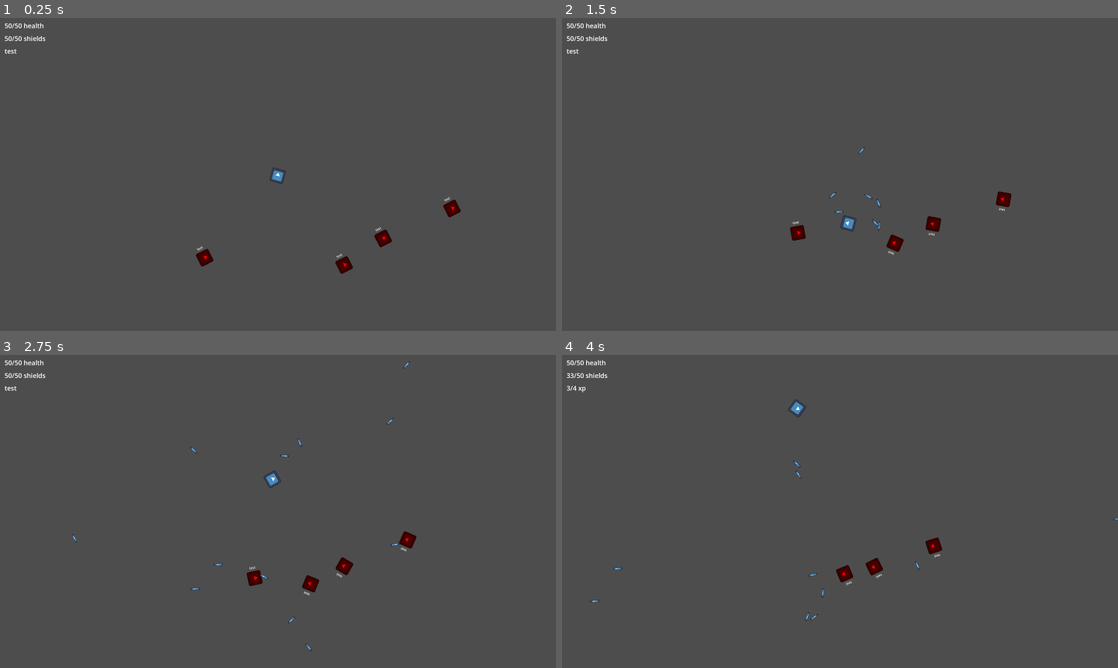
Above: before the commit, frames 1-4 (two rows, left to right).
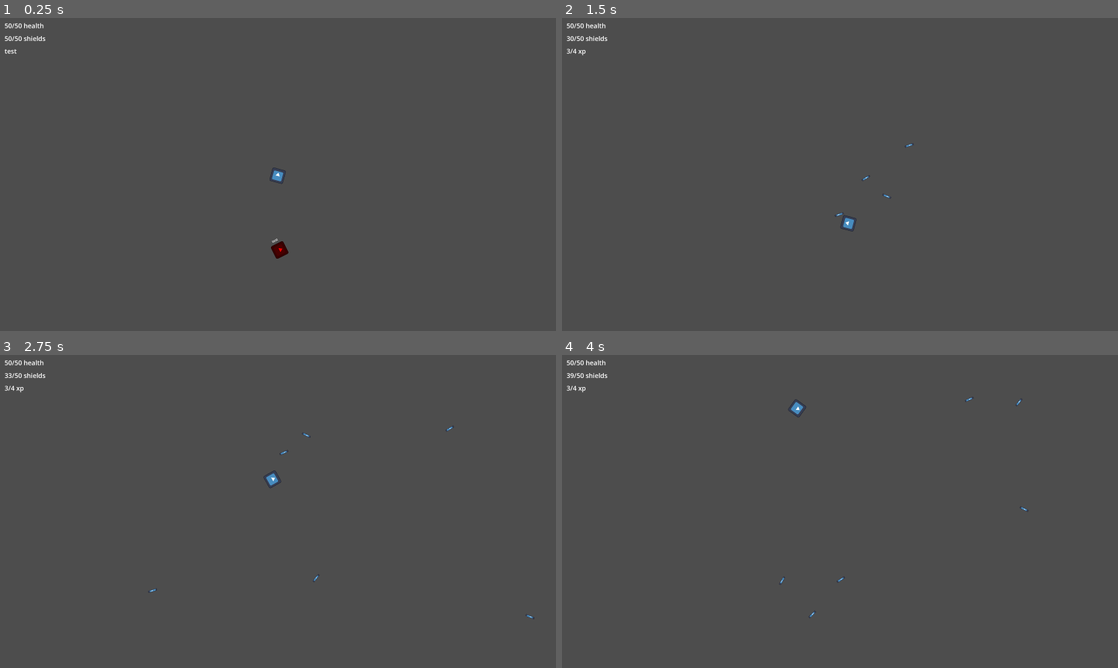
Above: after the commit, the same moments.

Repository: flappybird787/Nova-Pulse
Game: Godot game, scene res://scenes/test_scene.tscn
Two runs of this game, one before a commit and one after it. Both use one fixed random seed, a clock stepped at 60 frames per second and the inputs below. The engine's default icon, where the game draws it, is replaced by a stand-in: a white triangle on a blue panel in a dark square.
Inputs (mouse positions are in pixels of both pictures, inside the frame that each line leads up to):
- Up to frame 1 (0.25 s): no input
- Up to frame 2 (1.5 s): move the mouse to (962, 158) at 0.52 s; hold D (move_right) 0.53-1.28 s; hold F (primary_attack) 0.53-1.28 s; move the mouse to (728, 190) at 1.27 s; hold A (move_left) from 1.28 s (still down); tap F (primary_attack) at 1.35 s
- Up to frame 3 (2.75 s): move the mouse to (333, 442) at 2.02 s; release A (move_left) at 2.03 s; hold D (move_right) from 2.03 s (still down); hold F (primary_attack) from 2.03 s (still down)
- Up to frame 4 (4 s): move the mouse to (812, 574) at 2.77 s; release D (move_right) at 2.78 s; release F (primary_attack) at 2.78 s; hold W (move_up) 2.78-3.53 s; tap F (primary_attack) at 2.85 s; move the mouse to (1006, 558) at 3.52 s; hold A (move_left) from 3.53 s (still down); hold F (primary_attack) from 3.53 s (still down)

The runs differ from the first frame. In frame 1, 0.6% of the frame differs, in the area x 35-83%, y 57-82%; in frame 2, 0.6%; in frame 3, 0.7%, in the area x 0-97%, y 2-95%; in frame 4, 0.5%.

Commit message:
added an enemy fighter with missiles

Diff:
--- /dev/null
+++ b/prefabs/enemy_fighter.tscn
@@ -0,0 +1,146 @@
+[gd_scene format=3 uid="uid://dmwvllc8moedk"]
+
+[ext_resource type="Script" uid="uid://ctutk1j64rj07" path="res://scripts/node_controllers/enemy_ship_base.gd" id="1_db5qr"]
+[ext_resource type="Texture2D" uid="uid://biu7rr500qbyl" path="res://assets/icon.svg" id="2_wf8wc"]
+[ext_resource type="Script" uid="uid://ct2r43bt8hjni" path="res://scripts/components/ship_data_component.gd" id="3_ges4g"]
+[ext_resource type="Script" uid="uid://1xb3hjxq8u07" path="res://scripts/components/map_edge_overflow_component.gd" id="4_nfvlw"]
+[ext_resource type="Script" uid="uid://byfkxe3bur7me" path="res://scripts/game_managers/state_machine_manager.gd" id="5_f6810"]
+[ext_resource type="Script" uid="uid://bek72p5pasbro" path="res://scripts/states/attacking_state.gd" id="6_he756"]
+[ext_resource type="Script" uid="uid://c4mljycdd8vir" path="res://scripts/components/health_component.gd" id="7_vcvwn"]
+[ext_resource type="Script" uid="uid://cm2jchhaaqnpt" path="res://scripts/components/death_component.gd" id="8_mjnqr"]
+[ext_resource type="Script" uid="uid://2fvomf084pna" path="res://scripts/components/attack_trigger_component.gd" id="9_sueqv"]
+[ext_resource type="PackedScene" uid="uid://cim1clktyjwwt" path="res://prefabs/missile.tscn" id="10_db5qr"]
+
+[sub_resource type="RectangleShape2D" id="RectangleShape2D_l0son"]
+size = Vector2(128, 128)
+
+[sub_resource type="RectangleShape2D" id="RectangleShape2D_a71dp"]
+size = Vector2(127, 128)
+
+[sub_resource type="CircleShape2D" id="CircleShape2D_i12am"]
+radius = 3252.5996
+
+[sub_resource type="ConvexPolygonShape2D" id="ConvexPolygonShape2D_db5qr"]
+points = PackedVector2Array(0, 0, 400, 1400, -400, 1400)
+
+[node name="enemy_ship_base" type="CharacterBody2D" unique_id=1776559298 node_paths=PackedStringArray("health_component") groups=["ENEMY"]]
+collision_layer = 37
+collision_mask = 5
+script = ExtResource("1_db5qr")
+health_component = NodePath("HealthComponent")
+
+[node name="Sprite2D" type="Sprite2D" parent="." unique_id=333681641]
+modulate = Color(1, 0, 0, 1)
+rotation = 1.5707964
+texture = ExtResource("2_wf8wc")
+
+[node name="CollisionShape2D" type="CollisionShape2D" parent="." unique_id=594214138]
+shape = SubResource("RectangleShape2D_l0son")
+
+[node name="AttackPoint" type="Marker2D" parent="." unique_id=2082869617]
+
+[node name="PlayerHealthLabelPivot" type="Control" parent="." unique_id=1286020171]
+layout_mode = 3
+anchors_preset = 0
+offset_right = 40.0
+offset_bottom = 40.0
+
+[node name="PlayerHealthLabel" type="Label" parent="PlayerHealthLabelPivot" unique_id=1438954244]
+layout_mode = 1
+anchors_preset = -1
+anchor_left = 0.008
+anchor_top = 0.010000001
+anchor_right = 0.008
+anchor_bottom = 0.010000001
+offset_left = -97.32
+offset_top = -119.399994
+offset_right = 95.680016
+offset_bottom = -76.4
+theme_override_font_sizes/font_size = 30
+text = "test"
+horizontal_alignment = 1
+
+[node name="CanvasLayer" type="CanvasLayer" parent="." unique_id=1717269673]
+
+[node name="ShipDataComponent" type="Node" parent="." unique_id=327887610]
+script = ExtResource("3_ges4g")
+ship_speed = 300.0
+ship_agility = 2
+
+[node name="MapEdgeOverflowComponent" type="Node" parent="." unique_id=1781027639 node_paths=PackedStringArray("ship_body")]
+script = ExtResource("4_nfvlw")
+ship_body = NodePath("..")
+
+[node name="StateMachineManager" type="Node" parent="." unique_id=1065371948]
+script = ExtResource("5_f6810")
+
+[node name="AttackingState" type="Node" parent="StateMachineManager" unique_id=357116728 node_paths=PackedStringArray("ship_data_component", "ship_base", "weapons_cooldown_timer", "attack_trigger_component", "state_machine_manager")]
+script = ExtResource("6_he756")
+ship_data_component = NodePath("../../ShipDataComponent")
+ship_base = NodePath("../..")
+weapons_cooldown_timer = NodePath("../../WeaponCooldownTimer")
+attack_trigger_component = NodePath("../../AttackTriggerComponent")
+state_machine_manager = NodePath("..")
+state_name = "ATTACKING"
+metadata/_custom_type_script = "uid://bmemjl566ltus"
+
+[node name="HealthComponent" type="Node" parent="." unique_id=1245034984]
+script = ExtResource("7_vcvwn")
+health = 15
+max_health = 15
+
+[node name="DeathComponent" type="Node" parent="." unique_id=3514482 node_paths=PackedStringArray("health_component", "root")]
+script = ExtResource("8_mjnqr")
+health_component = NodePath("../HealthComponent")
+root = NodePath("..")
+
+[node name="AttackTriggerComponent" type="Node" parent="." unique_id=1173456750 node_paths=PackedStringArray("position", "physics_body")]
+script = ExtResource("9_sueqv")
+attack_scene = ExtResource("10_db5qr")
+position = NodePath("../AttackPoint")
+physics_body = NodePath("..")
+attack_team = "ENEMY"
+metadata/_custom_type_script = "uid://2fvomf084pna"
+
+[node name="MapEdgeOverflowAreaX" type="Area2D" parent="." unique_id=1658422668]
+collision_layer = 0
+collision_mask = 8
+
+[node name="CollisionShape2D" type="CollisionShape2D" parent="MapEdgeOverflowAreaX" unique_id=11662848]
+position = Vector2(0.5, 0)
+shape = SubResource("RectangleShape2D_a71dp")
+
+[node name="MapEdgeOverflowAreaY" type="Area2D" parent="." unique_id=1291504183]
+collision_layer = 0
+collision_mask = 16
+
+[node name="CollisionShape2D" type="CollisionShape2D" parent="MapEdgeOverflowAreaY" unique_id=1993573957]
+position = Vector2(0.5, 0)
+shape = SubResource("RectangleShape2D_a71dp")
+
+[node name="AttackRange" type="Area2D" parent="." unique_id=824184974]
+collision_layer = 0
+collision_mask = 64
+
+[node name="CollisionShape2D" type="CollisionShape2D" parent="AttackRange" unique_id=1523542974]
+shape = SubResource("CircleShape2D_i12am")
+
+[node name="FireRange" type="Area2D" parent="." unique_id=1223002913]
+collision_layer = 0
+collision_mask = 64
+
+[node name="CollisionShape2D" type="CollisionShape2D" parent="FireRange" unique_id=1271456785]
+rotation = -1.5707964
+shape = SubResource("ConvexPolygonShape2D_db5qr")
+
+[node name="WeaponCooldownTimer" type="Timer" parent="." unique_id=1184776392]
+wait_time = 0.5
+one_shot = true
+
+[connection signal="area_entered" from="MapEdgeOverflowAreaX" to="MapEdgeOverflowComponent" method="on_map_edge_overlap_x"]
+[connection signal="area_entered" from="MapEdgeOverflowAreaY" to="MapEdgeOverflowComponent" method="on_map_edge_overlap_y"]
+[connection signal="body_entered" from="AttackRange" to="StateMachineManager/AttackingState" method="_on_attack_range_body_entered"]
+[connection signal="body_exited" from="AttackRange" to="StateMachineManager/AttackingState" method="_on_attack_range_body_exited"]
+[connection signal="body_entered" from="FireRange" to="StateMachineManager/AttackingState" method="_on_fire_range_body_entered"]
+[connection signal="body_exited" from="FireRange" to="StateMachineManager/AttackingState" method="_on_fire_range_body_exited"]
+[connection signal="timeout" from="WeaponCooldownTimer" to="StateMachineManager/AttackingState" method="_on_weapon_cooldown_timer_timeout"]
--- a/prefabs/missile.tscn
+++ b/prefabs/missile.tscn
@@ -4,7 +4,7 @@
 [ext_resource type="Texture2D" uid="uid://biu7rr500qbyl" path="res://assets/icon.svg" id="2_28vpk"]
 
 [sub_resource type="Curve" id="Curve_kd0w6"]
-_data = [Vector2(0, 0.20279288), 0.0, 0.0, 0, 0, Vector2(0.47588423, 0.62902236), 2.3603523, 2.3603523, 0, 0, Vector2(0.56913185, 1), 2.9280367, 0.0, 0, 0]
+_data = [Vector2(0, 0.20279288), 0.0, 0.0, 0, 0, Vector2(0.689394, 0.54547405), 1.104247, 1.104247, 0, 0, Vector2(1, 1), 1.2698845, 0.0, 0, 0]
 point_count = 3
 
 [sub_resource type="RectangleShape2D" id="RectangleShape2D_44iiu"]
@@ -17,8 +17,8 @@
 damage = 4
 speed = 3000
 acceleration_curve = SubResource("Curve_kd0w6")
-acceleration_time = 3
-guidance_speed = 2
+acceleration_time = 2
+guidance_speed = 0.05
 
 [node name="CollisionShape2D" type="CollisionShape2D" parent="." unique_id=106435143]
 rotation = 1.5707964
--- a/prefabs/player_ship.tscn
+++ b/prefabs/player_ship.tscn
@@ -18,7 +18,7 @@
 [sub_resource type="RectangleShape2D" id="RectangleShape2D_fto5i"]
 size = Vector2(127, 128)
 
-[node name="PlayerShip" type="CharacterBody2D" unique_id=1089880255 node_paths=PackedStringArray("health_component")]
+[node name="PlayerShip" type="CharacterBody2D" unique_id=1089880255 node_paths=PackedStringArray("health_component") groups=["PLAYER"]]
 collision_layer = 194
 collision_mask = 2
 script = ExtResource("1_yfrvl")
--- a/project.godot
+++ b/project.godot
@@ -29,7 +29,8 @@
 
 [global_group]
 
-ENEMIES="group that all targetable enemies are assigned to"
+PLAYER=""
+ENEMY="group that all targetable enemies are assigned to"
 
 [input]
 
--- a/scenes/test_scene.tscn
+++ b/scenes/test_scene.tscn
@@ -1,9 +1,9 @@
 [gd_scene format=3 uid="uid://ru0tp3sc0c7d"]
 
 [ext_resource type="PackedScene" uid="uid://b070e13xnndif" path="res://prefabs/player_ship.tscn" id="2_j8ivh"]
-[ext_resource type="PackedScene" uid="uid://c73jwn315phf8" path="res://prefabs/enemy_ship_base.tscn" id="2_nd71p"]
 [ext_resource type="Script" uid="uid://ddsge25h4bww1" path="res://scripts/components/xp_instantiator_component.gd" id="3_nd71p"]
 [ext_resource type="Script" uid="uid://cbagpr7b1t6bb" path="res://scripts/components/attack_instantiator_component.gd" id="4_7ddre"]
+[ext_resource type="PackedScene" uid="uid://dmwvllc8moedk" path="res://prefabs/enemy_fighter.tscn" id="4_qjeyg"]
 
 [sub_resource type="RectangleShape2D" id="RectangleShape2D_nd71p"]
 size = Vector2(4243, 9718)
@@ -50,14 +50,5 @@
 script = ExtResource("4_7ddre")
 metadata/_custom_type_script = "uid://cbagpr7b1t6bb"
 
-[node name="enemy_ship_base4" parent="." unique_id=1849047345 instance=ExtResource("2_nd71p")]
-position = Vector2(1602, 313)
-
-[node name="enemy_ship_base" parent="." unique_id=1776559298 instance=ExtResource("2_nd71p")]
-position = Vector2(609, 833)
-
-[node name="enemy_ship_base3" parent="." unique_id=758258723 instance=ExtResource("2_nd71p")]
-position = Vector2(968, 588)
-
-[node name="enemy_ship_base2" parent="." unique_id=1150936603 instance=ExtResource("2_nd71p")]
-position = Vector2(-731, 781)
+[node name="enemy_ship_base" parent="." unique_id=1776559298 instance=ExtResource("4_qjeyg")]
+position = Vector2(0, 700)
--- a/scripts/node_controllers/missile.gd
+++ b/scripts/node_controllers/missile.gd
@@ -11,7 +11,7 @@
 
 @export var acceleration_time = 0
 
-@export var guidance_speed = 0
+@export var guidance_speed = 0.0
 
 ## set this to PLAYER or ENEMY
 @export var type : String
@@ -20,10 +20,16 @@
 
 var time_alive = 0.0
 
-func _ready() -> void:
-	target = get_closest_enemy()
+var spawned = false
 
 func _physics_process(delta: float) -> void:
+
+	if !spawned:
+		rotation_degrees += randi_range(-30, 30)
+		spawned = true
+
+	if target == null:
+		target = get_closest_enemy(type)
 
 	time_alive += delta
 	var t: float = clamp(time_alive / acceleration_time, 0.0, 1.0)
@@ -39,7 +45,7 @@
 		var target_angle: float = direction_to_target.angle()
 
 		# 2. Smoothly rotate towards the target angle
-		rotation = rotate_to_angle(rotation, target_angle, guidance_speed * delta)
+		rotation = rotate_to_angle(rotation, target_angle, guidance_speed * delta * velocity.length() / 100)
 
 	# 3. Move forward in the direction the missile is currently facing
 	velocity = Vector2.RIGHT.rotated(rotation) * current_speed
@@ -71,9 +77,15 @@
 		queue_free()
 
 
-func get_closest_enemy() -> Node2D:
-	var enemies: Array[Node] = get_tree().get_nodes_in_group("ENEMIES")
+func get_closest_enemy(group) -> Node2D:
+	var enemies : Array
+	if group == "PLAYER":
+		enemies = get_tree().get_nodes_in_group("ENEMY")
 
+	elif group == "ENEMY":
+		enemies = get_tree().get_nodes_in_group("PLAYER")
+
+	print("group: ", group, " enemies: ", enemies)
 	if enemies.is_empty():
 		return null
 
